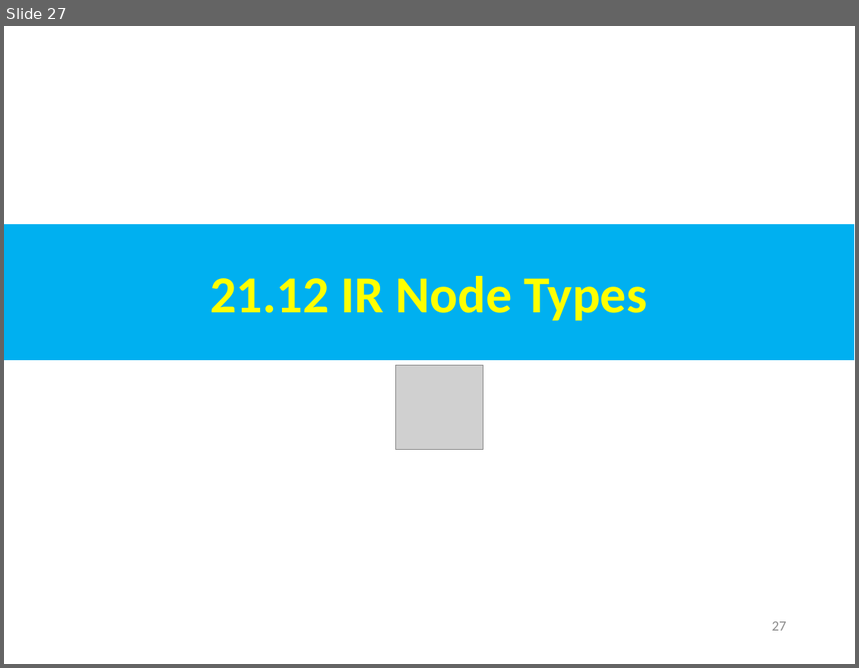
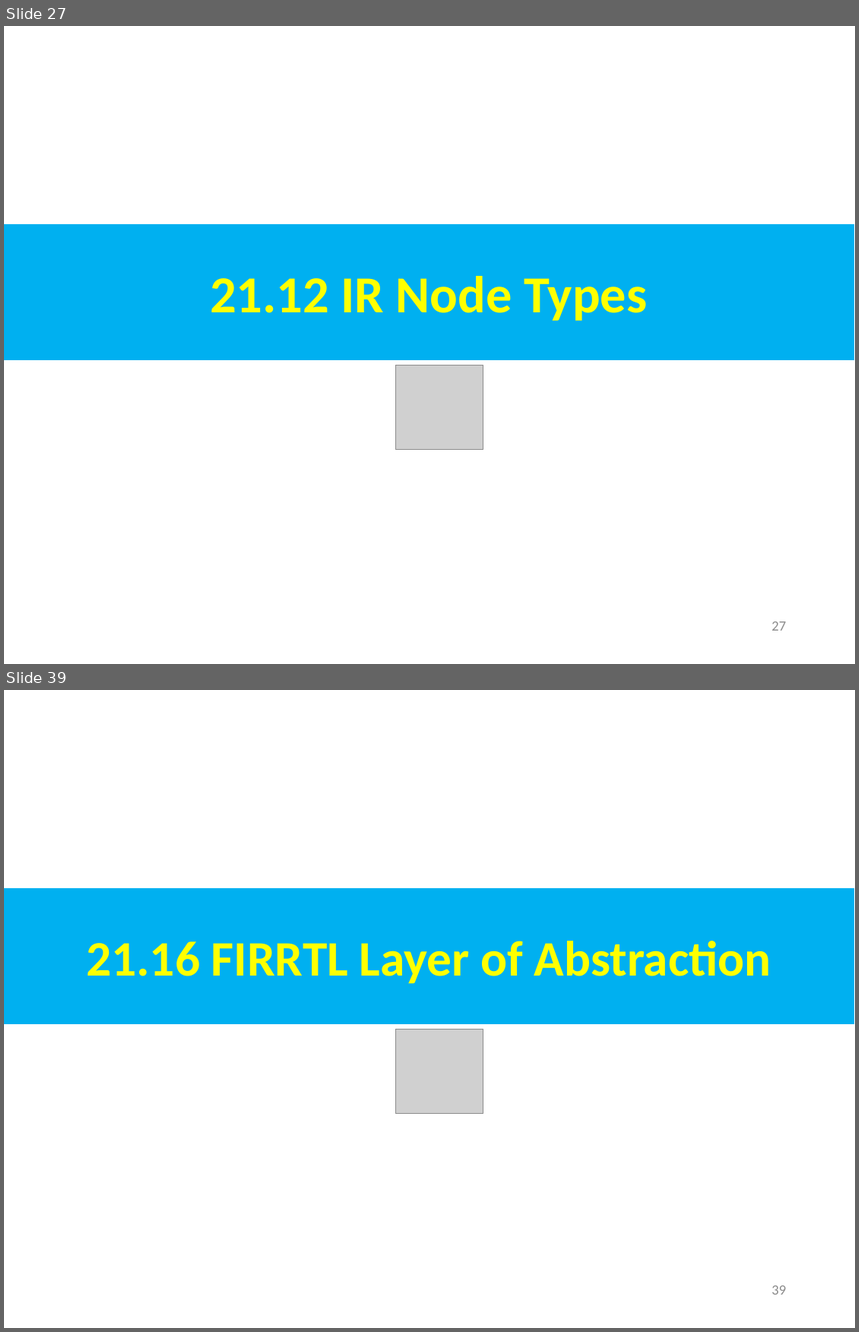
Before and after one commit to peterhchen/AIU_CS800_Chisel, a slide deck: 500_UCSC_HWD/021_FIRRTL/000_Video/021.FIRRTL.ppt. Shown one above the other, each under a label of ours: slide 27 before the commit, slides 27 and 39 after it; the slides between them are not shown. The pictures are 859x668 and 859x1332 pixels, drawn with LibreOffice and Linux fonts; fonts in the diff are those of the drawing; grey boxes stand for pictures. Boxes give left, top, right and bottom in pixels: in the first picture for what was removed or moved away, otherwise in the second. Text is boxed around its words. In the diff, an @@ line names an element or a change of style, - is before the commit and + after.

```diff
--- a/500_UCSC_HWD/021_FIRRTL/000_Video/021.FIRRTL.ppt
+++ b/500_UCSC_HWD/021_FIRRTL/000_Video/021.FIRRTL.ppt
@@ slide 39 added at (4,690,855,1328), background #FFFFFF @@
@@ rectangle added at (4,888,854,1024), fill #00B0F0, 42 pt, text #FFFF00, bold @@
+21.16 FIRRTL Layer of Abstraction
@@ picture added at (396,1030,484,1114) @@
@@ page number added at (772,1286,786,1295), 12 pt, text #8B8B8B @@
+39
```
Also in this commit, not shown: 1 slide changed, 21 other slides added.
